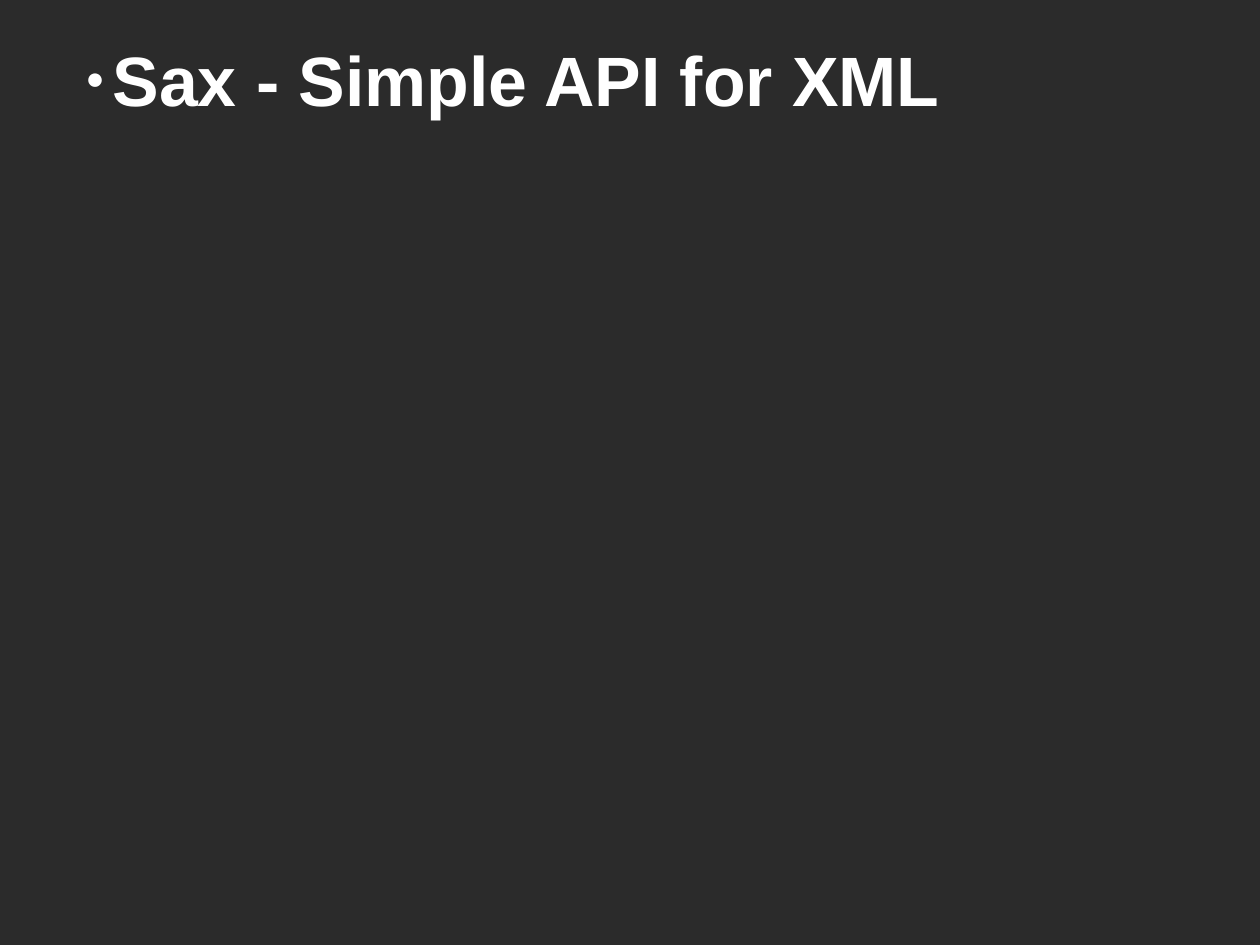
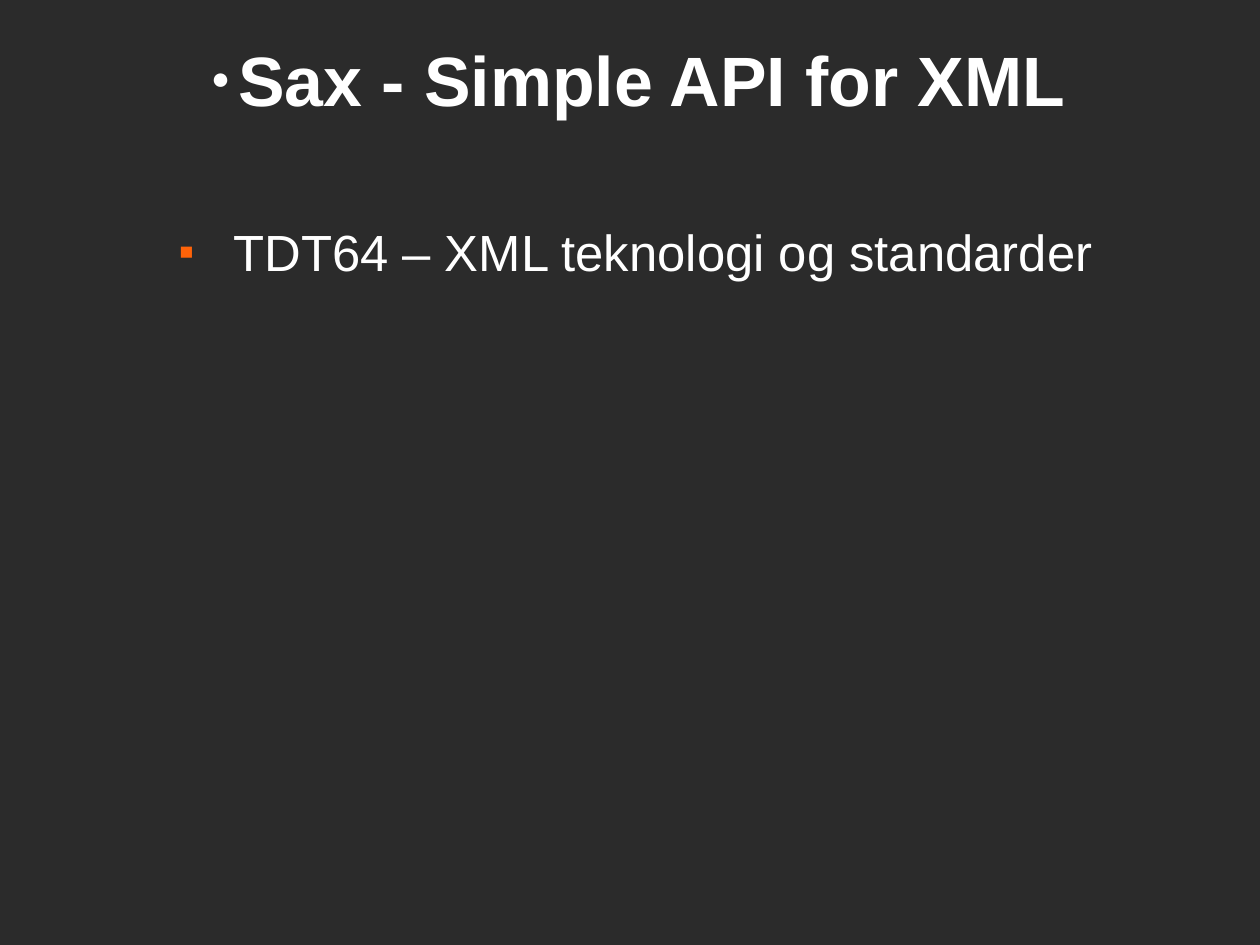
Before and after one commit to andrerav/xqft-parser, a slide deck: slide 1 of doc/sax.odp. Drawn at 1260x945 pixels with LibreOffice and Linux fonts; fonts in the diff are those of the drawing; background and template pictures are left out; a plain dark background stands for a picture behind light text. Boxes give left, top, right and bottom in pixels: in the first picture for what was removed or moved away, otherwise in the second. Text is boxed around its words. In the diff, an @@ line names an element or a change of style, - is before the commit and + after.

```diff
--- a/doc/sax.odp
+++ b/doc/sax.odp
@@ title "Sax - Simple API for ..." at [238, 55, 1065, 120]: alignment left to centre @@
@@ text added at [233, 234, 1092, 282], 32 pt, text #FFFFFF @@
+■ TDT64 – XML teknologi og standarder
```
Also in this commit, not shown: 12 slides added, 1 slide removed.
